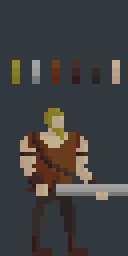
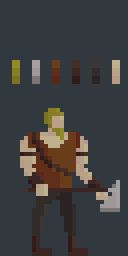
Layers edited between the first and the second 128 x 256 image:
painted on "Right Arm" over [48, 176, 128, 212]
painted on "Left Arm" over [88, 184, 104, 188]
